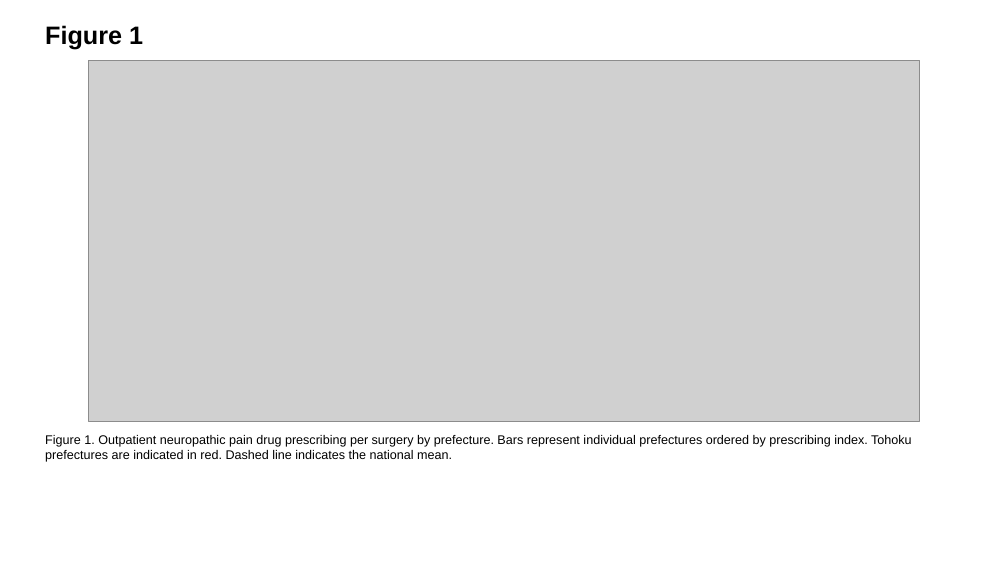
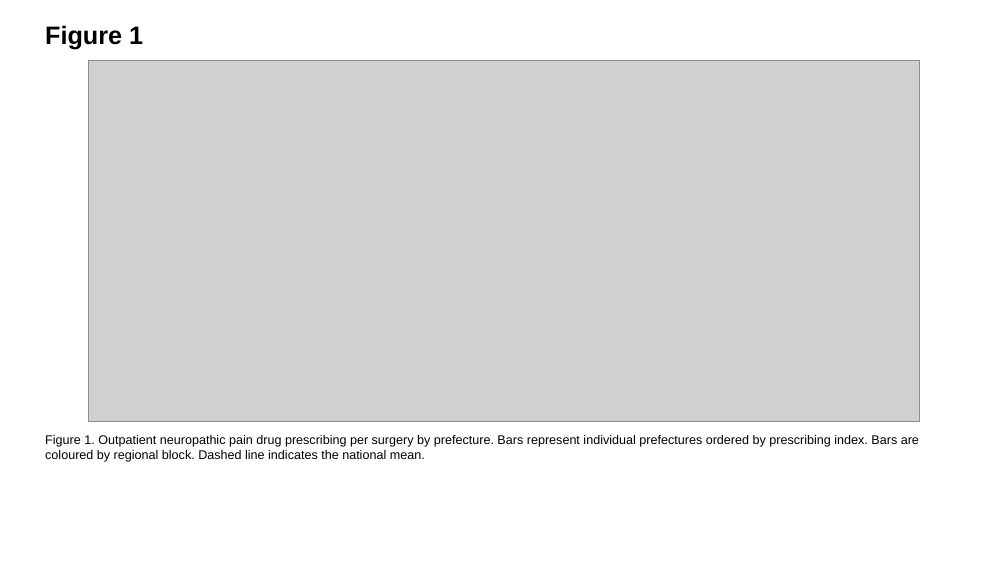
Before and after one commit to bougtoir/heat-accidents-mortality, a slide deck: slide 1 of ndb-pain-regional-variation-japan/output/je/JE_figures_EN.pptx. Drawn at 1008x567 pixels with LibreOffice and Linux fonts; fonts in the diff are those of the drawing; grey boxes stand for pictures. Boxes give left, top, right and bottom in pixels: in the first picture for what was removed or moved away, otherwise in the second. Text is boxed around its words. In the diff, an @@ line names an element or a change of style, - is before the commit and + after.

```diff
--- a/ndb-pain-regional-variation-japan/output/je/JE_figures_EN.pptx
+++ b/ndb-pain-regional-variation-japan/output/je/JE_figures_EN.pptx
@@ text at [45, 435, 919, 462]: text changed @@
-Figure 1. Outpatient neuropathic pain drug prescribing per surgery by prefecture. Bars represent individual prefectures ordered by prescribing index. Tohoku prefectures are indicated in red. Dashed line indicates the national mean.
+Figure 1. Outpatient neuropathic pain drug prescribing per surgery by prefecture. Bars represent individual prefectures ordered by prescribing index. Bars are coloured by regional block. Dashed line indicates the national mean.
```
Also in this commit, not shown: 9 other files.
